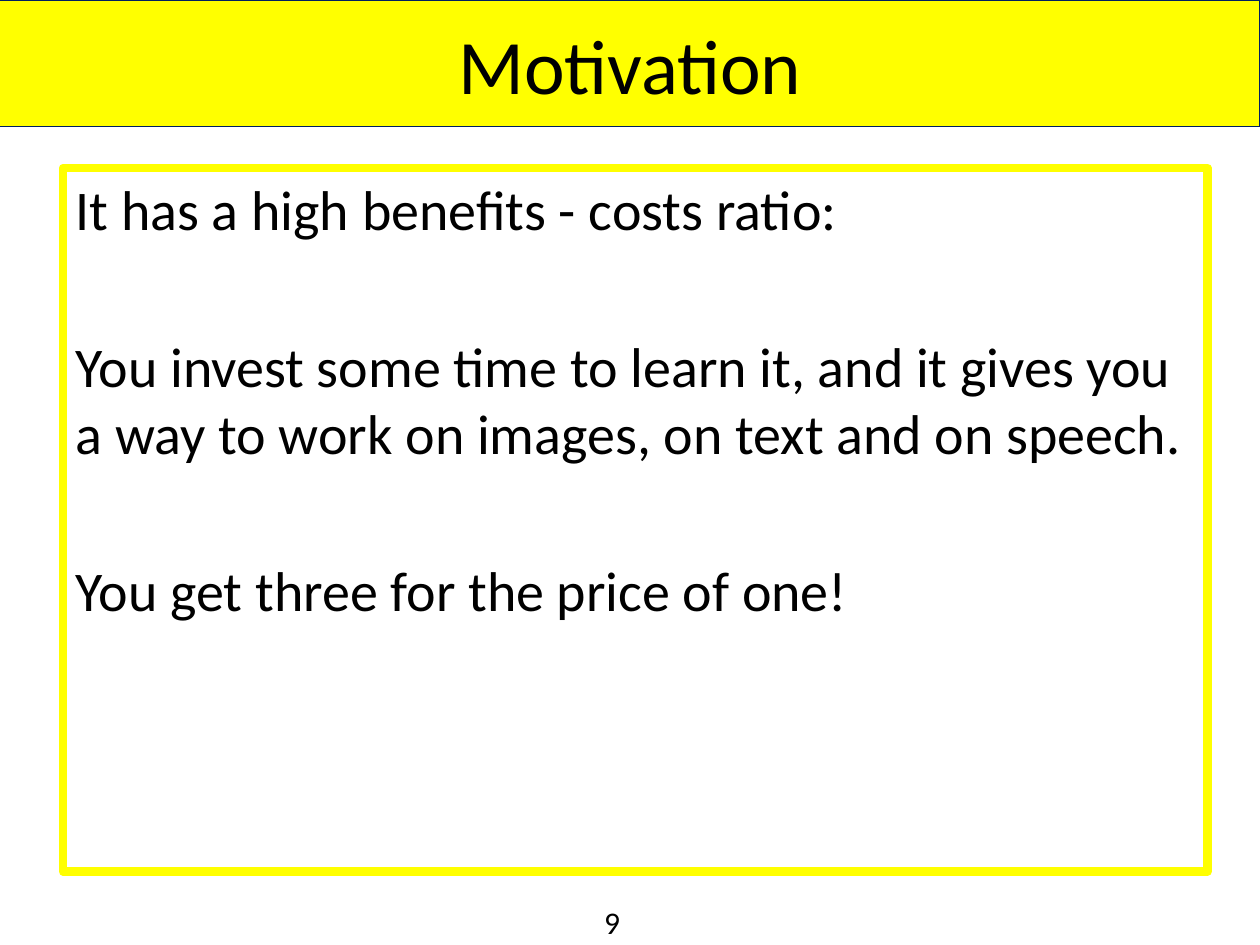
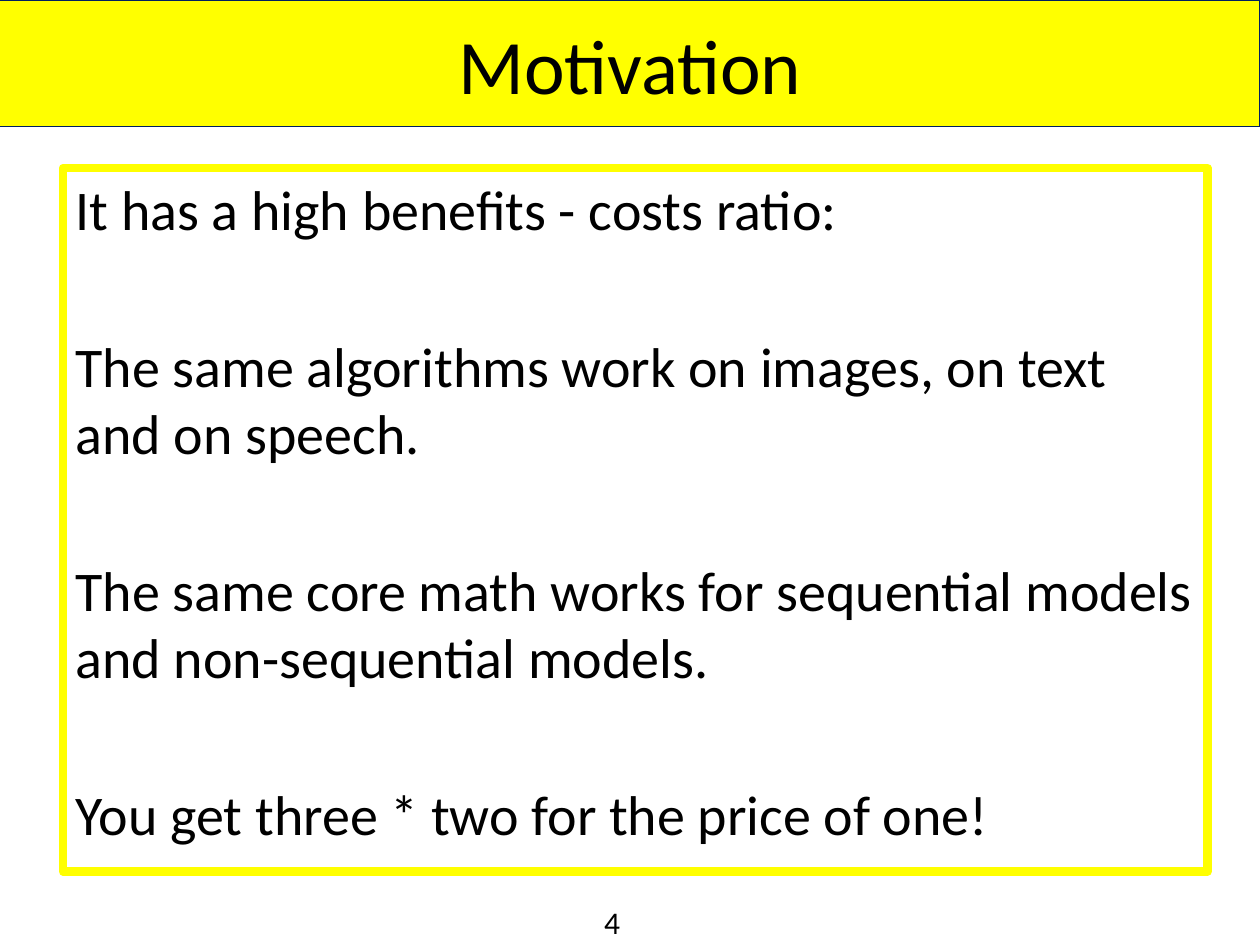
Before and after one commit to aiaioo/DeepLearningBasicsTutorial, a slide deck: slide 4 of DeepLearningBasics.pptx (slide 9 before the commit). Drawn at 1260x945 pixels with LibreOffice and Linux fonts; fonts in the diff are those of the drawing; background and template pictures are left out. Boxes give left, top, right and bottom in pixels: in the first picture for what was removed or moved away, otherwise in the second. Text is boxed around its words. In the diff, an @@ line names an element or a change of style, - is before the commit and + after.

```diff
--- a/DeepLearningBasics.pptx
+++ b/DeepLearningBasics.pptx
@@ text at [76, 348, 1191, 845]: text changed @@
-You invest some time to learn it, and it gives you a way to work on images, on text and on speech.
-You get three for the price of one!
+The same algorithms work on images, on text and on speech.
+The same core math works for sequential models and non-sequential models.
+You get three * two for the price of one!
@@ page number at [604, 913, 620, 934]: text changed @@
-9
+4
```
Also in this commit, not shown: 29 other slides changed, 3 slides added, 10 slides removed.
